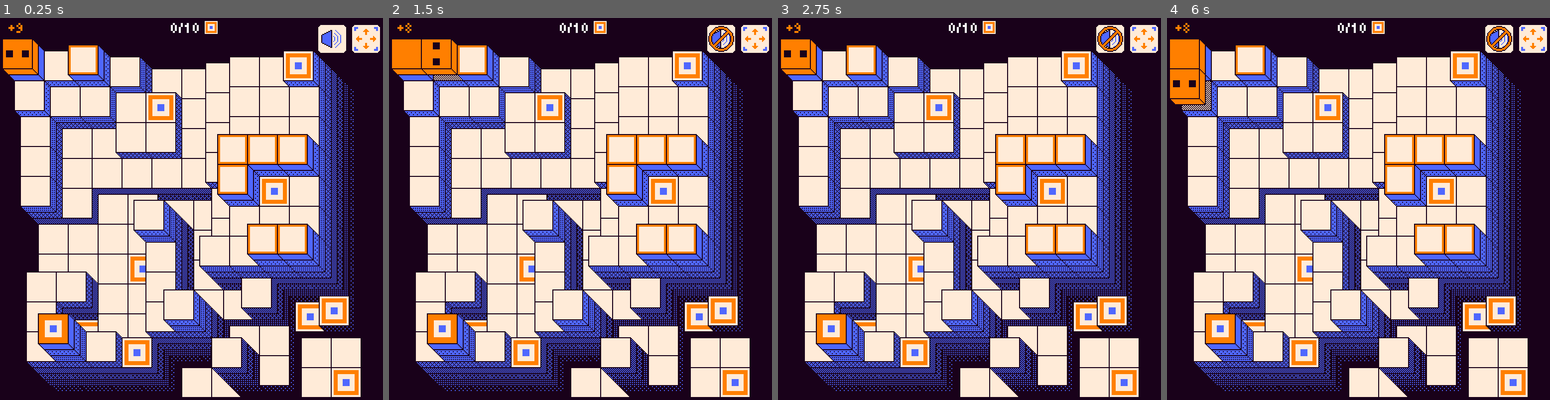
Above: before the commit, frames 1-4 (left to right).
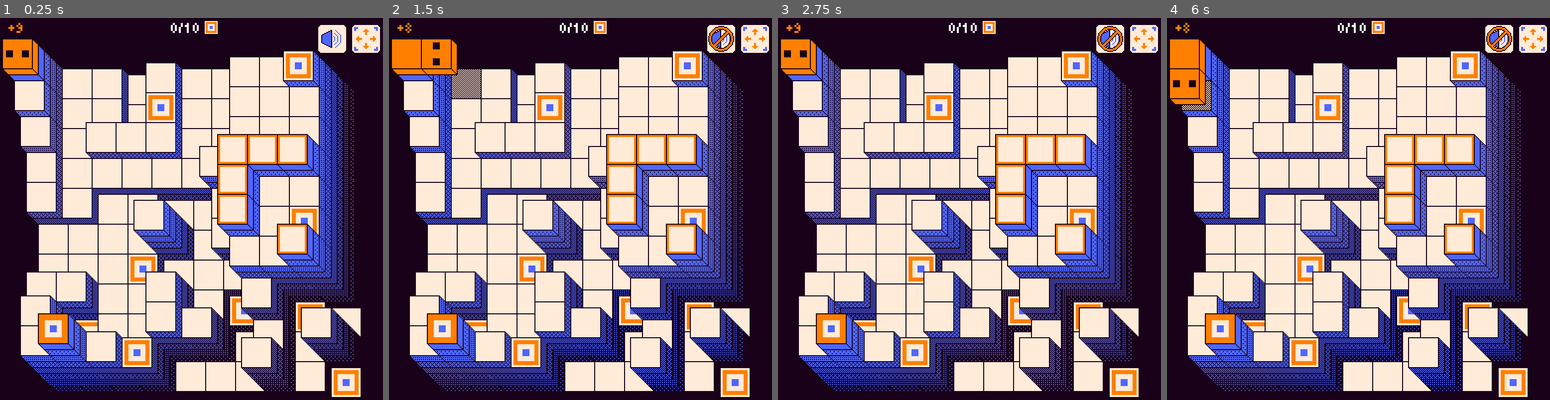
Above: after the commit, the same moments.

Repository: AlexQuenon/serpentithing
Game: Godot game, scene res://scenes/main.tscn
Two runs of this game, one before a commit and one after it. Both use one fixed random seed, a clock stepped at 60 frames per second and the inputs below.
Inputs (mouse positions are in pixels of both pictures, inside the frame that each line leads up to):
- Up to frame 1 (0.25 s): no input
- Up to frame 2 (1.5 s): tap Enter at 0.5 s; hold Right (right) 0.53-1.25 s; tap Space (detach) at 0.6 s; click (722, 37) at 1.25 s
- Up to frame 3 (2.75 s): tap R (reset) at 2 s; hold Down (down) from 2.03 s (still down); tap Z (undo) at 2.1 s
- Up to frame 4 (6 s): tap R (reset) every 0.75 s from 2.75 to 5 s; release Down (down) at 2.78 s; hold Right (right) 2.78-3.53 s; tap Space (detach) at 2.85, 4.35, 5.85 s; hold Up (up) 3.53-4.28 s; tap Z (undo) at 3.6, 5.1 s; hold Left (left) 4.28-5.78 s; hold Down (down) from 5.78 s (still down)

The runs differ from the first frame. In frame 1, 14% of the frame differs, in the area x 5-95%, y 7-100%; in frame 2, 14%; in frame 3, 14%; in frame 4, 14%.

Commit message:
v3 de-cheese

Diff:
--- a/code/level.gd
+++ b/code/level.gd
@@ -6,28 +6,28 @@
 const SIZE = 10
 
 const HEIGHT_MAP = [
-	[9, 8, 7, 7, 7, 4, 4, 6, 6, 6],
-	[8, 7, 5, 5, 5, 4, 4, 6, 3, 9],
-	[9, 7, 5, 5, 4, 4, 4, 4, 4, 6],
-	[7, 6, 6, 5, 4, 4, 4, 4, 4, 5],
-	[5, 6, 6, 5, 3, 8, 6, 6, 6, 0],
-	[5, 5, 5, 5, 3, 3, 3, 3, 8, 0],
-	[6, 6, 6, 6, 5, 5, 7, 3, 2, 5],
-	[7, 7, 7, 9, 9, 7, 7, 5, 2, 2],
-	[7, 7, 7, 9, 7, 7, 9, 1, 0, 0],
-	[8, 7, 7, 9, 7, 7, 9, 2, 0, 0]
+	[9, 8, 7, 6, 6, 4, 4, 6, 7, 7],
+	[5, 5, 5, 5, 5, 4, 4, 6, 3, 9],
+	[5, 5, 6, 5, 4, 4, 4, 4, 4, 6],
+	[4, 4, 6, 5, 4, 4, 4, 4, 4, 5],
+	[6, 6, 6, 5, 3, 8, 3, 6, 6, 1],
+	[5, 5, 5, 5, 3, 3, 3, 3, 5, 1],
+	[5, 5, 5, 7, 5, 5, 3, 2, 1, 1],
+	[7, 7, 7, 9, 9, 9, 7, 5, 3, 5],
+	[7, 7, 7, 9, 7, 7, 7, 1, 1, 1],
+	[8, 7, 7, 9, 7, 7, 9, 0, 5, 0]
 ]
 
 const GOALS = [
 	[9, 0],
 	[4, 1],
-	[8, 4],
+	[9, 5],
 	[3, 6],
 	[8, 7],
 	[1, 8],
 	[1, 9],
 	[3, 9],
-	[9, 7],
+	[6, 7],
 	[9, 9],
 ]
 
